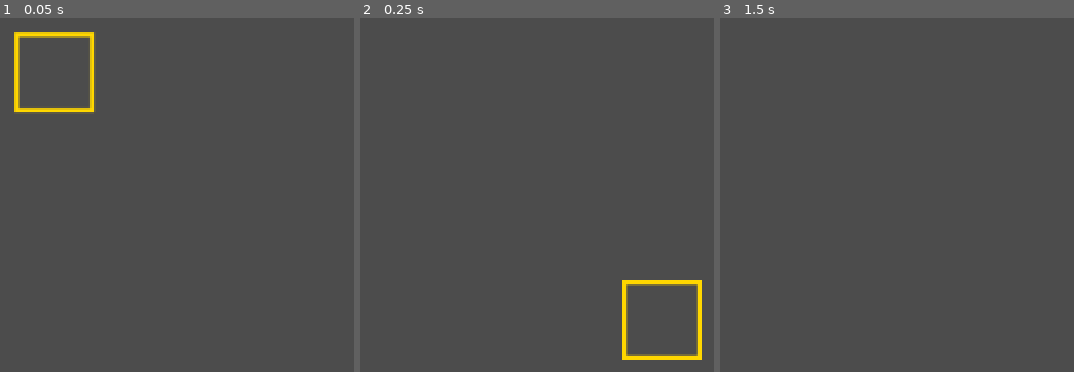
Above: before the commit, frames 1-3 (left to right).
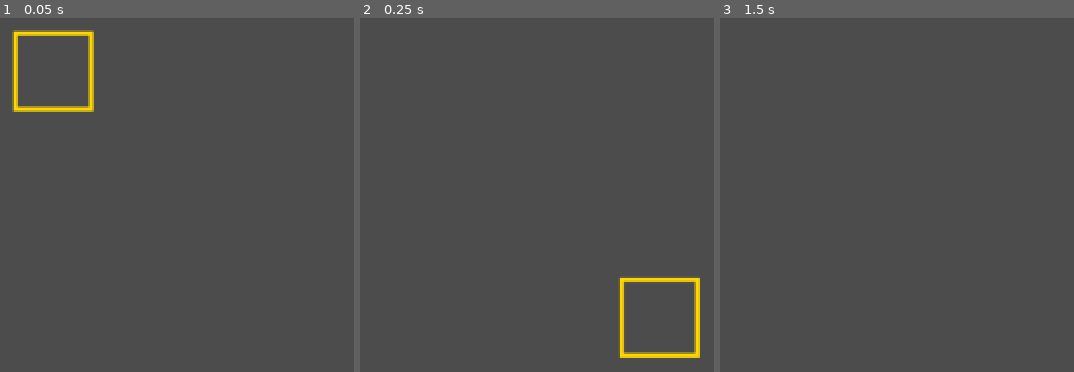
Above: after the commit, the same moments.

Repository: Taleshire/schachpira
Game: Godot game, scene res://assets/scenes/Match.tscn
The game is run twice, just before and just after one commit, with the same random seed, the same clock (stepped at 60 frames per second) and the same inputs. This scene is started directly instead of the project's main scene.
Inputs (mouse positions are in pixels of both pictures, inside the frame that each line leads up to):
- Up to frame 1 (0.05 s): no input
- Up to frame 2 (0.25 s): no input
- Up to frame 3 (1.5 s): move the mouse to (outside the picture) at 0.52 s; click (outside the picture) at 0.6 s; tap Enter at 1.25 s; move the mouse to (outside the picture) at 1.27 s; right-click (outside the picture) at 1.35 s

The runs differ from the first frame. In frame 1, 1.4% of the frame differs, in the area x 3-27%, y 3-27%; in frame 2, 1.6%, in the area x 73-97%, y 73-97%; in frame 3, nothing differs.
Error in both runs: Invalid get index of type 'String' (on base: 'Dictionary'). (res://assets/scripts/match.gd:74)

Commit message:
smaller area to move camera

Diff:
--- a/assets/scripts/camera.gd
+++ b/assets/scripts/camera.gd
@@ -1,7 +1,7 @@
 extends Camera2D
 
 const SPEED = 1000
-const BORDER = 100
+const BORDER = 64
 
 func _process(delta):
 	var width = get_viewport_rect().size.x / 2 - BORDER
